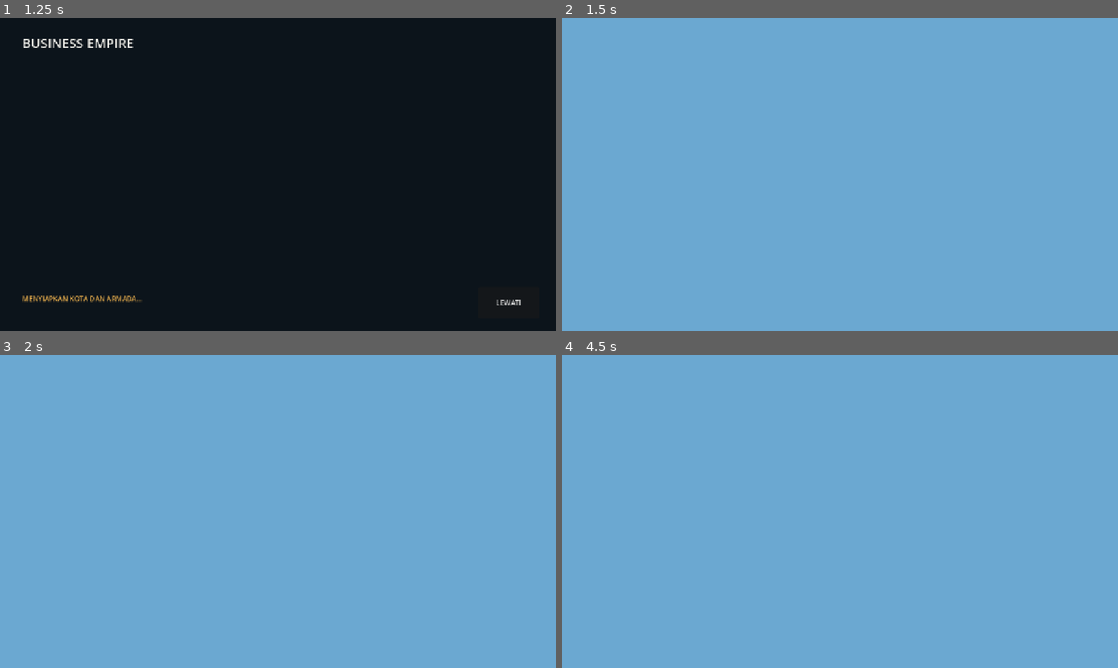
Above: before the commit, frames 1-4 (two rows, left to right).
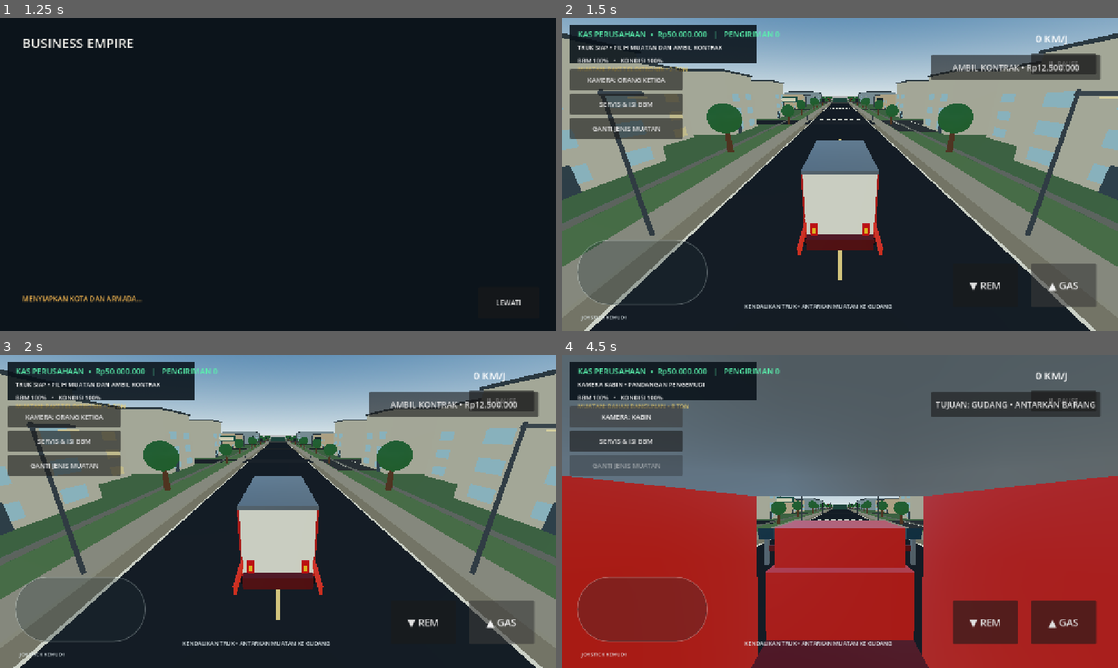
Above: after the commit, the same moments.

Repository: Muhtadi112/Business-Empire
Game: Godot game, scene res://scenes/main_menu.tscn
Two runs of this game, one before a commit and one after it. Both use one fixed random seed, a clock stepped at 60 frames per second and the inputs below.
Inputs (mouse positions are in pixels of both pictures, inside the frame that each line leads up to):
- Up to frame 1 (1.25 s): click "▶ MULAI BERMAIN" at 0.5 s
- Up to frame 2 (1.5 s): click "LEWATI" at 1.25 s
- Up to frame 3 (2 s): no input
- Up to frame 4 (4.5 s): click (628, 464) at 2 s, where only the run after the commit has a clickable "GANTI JENIS MUATAN"; click (1017, 405) at 2.75 s, where only the run after the commit has a clickable "AMBIL KONTRAK • Rp18.500.000"; click (1017, 405) at 3.5 s, where only the run after the commit has a clickable "TUJUAN: GUDANG • ANTARKAN BAR…"; click (628, 417) at 4.25 s, where only the run after the commit has a clickable "KAMERA: ORANG KETIGA"

Frame 1 is identical in both runs. In frame 2, 96% of the frame differs, in the area x 0-100%, y 0-100%; in frame 3, 95%; in frame 4, 100%.
Error before the commit: Parse Error: Cannot infer the type of "drag" variable because the value doesn't have a set type. (res://scripts/main.gd:66)

Commit message:
Fix gameplay parse errors and add robust city building fallback

Diff:
--- a/godot/scripts/main.gd
+++ b/godot/scripts/main.gd
@@ -63,7 +63,7 @@
 			joystick_touch = -1
 			joystick_vector = Vector2.ZERO
 	elif event is InputEventScreenDrag and event.index == joystick_touch:
-		var drag := (event.position - touch_origin) / 82.0
+		var drag: Vector2 = (event.position - touch_origin) / 82.0
 		joystick_vector = Vector2(clampf(drag.x, -1.0, 1.0), clampf(drag.y, -1.0, 1.0))
 
 func _physics_process(delta: float) -> void:
@@ -234,7 +234,25 @@
 	var prefix := "building-type-" if pack == "suburban" else "building-"
 	var variant := String.chr(97 + int(abs(pos.x * 2.0 + pos.z)) % 6)
 	if not _add_kenney_model(pack, prefix + variant, Vector3(pos.x, 0.0, pos.z), Vector3(0.82, 0.82, 0.82)):
-		push_warning("Bangunan Kenney tidak ditemukan: " + pack + "/" + prefix + variant)
+		_add_procedural_building(pos, size, color, int(abs(pos.x + pos.z)) % 3)
+
+func _add_procedural_building(pos: Vector3, size: Vector3, wall_color: Color, style_index: int) -> void:
+	# Fallback visual permanen agar blok kota tetap terisi saat model eksternal gagal dimuat.
+	var center := pos + Vector3(0.0, size.y * 0.5, 0.0)
+	_add_box(self, center, size, wall_color)
+	_add_box(self, center + Vector3(0.0, size.y * 0.5 + 0.12, 0.0), Vector3(size.x + 0.45, 0.24, size.z + 0.45), Color(0.19, 0.23, 0.25))
+	var road_side := -1.0 if pos.x > 0.0 else 1.0
+	var facade_x := pos.x + road_side * (size.x * 0.5 + 0.045)
+	var glass_material := Color("#8fb8c3") if style_index != 1 else Color("#d4c38b")
+	var floors := maxi(1, int(size.y / 2.5))
+	for floor_index in range(floors):
+		var window_y := 1.1 + float(floor_index) * 2.2
+		if window_y > size.y - 0.45:
+			continue
+		for window_index in range(2):
+			var window_z := pos.z - size.z * 0.25 + float(window_index) * size.z * 0.5
+			_add_box(self, Vector3(facade_x, window_y, window_z), Vector3(0.09, 1.1, maxf(0.8, size.z * 0.22)), glass_material)
+	_add_box(self, Vector3(facade_x, 0.9, pos.z + size.z * 0.28), Vector3(0.1, 1.8, 1.1), Color("#34434a"))
 
 func _add_kenney_model(pack: String, model_name: String, pos: Vector3, model_scale: Vector3, yaw: float = 0.0) -> bool:
 	var path := "res://assets/kenney_runtime/%s/%s.glb" % [pack, model_name]
@@ -341,7 +359,7 @@
 	_add_kenney_model("industrial", "detail-tank", Vector3(22, 0, -207), Vector3(1.4, 1.4, 1.4))
 	_add_kenney_model("industrial", "chimney-large", Vector3(-16, 0, -222), Vector3(1.1, 1.1, 1.1))
 	for i in range(3):
-		var container_name := ["shipping-container-a", "shipping-container-b", "shipping-container-c"][i]
+		var container_name: String = ["shipping-container-a", "shipping-container-b", "shipping-container-c"][i]
 		_add_kenney_model("industrial", container_name, Vector3(-25.0 + float(i) * 12.0, 0.0, -177.0), Vector3(1.2, 1.2, 1.2))
 	# Pagar perimeter terminal.
 	for x in range(-38, 39, 4):
